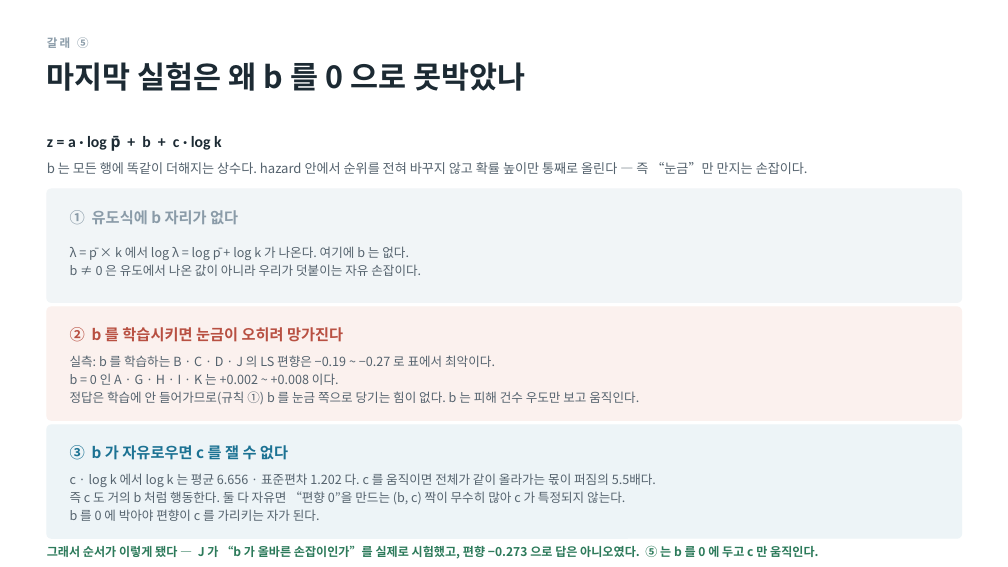
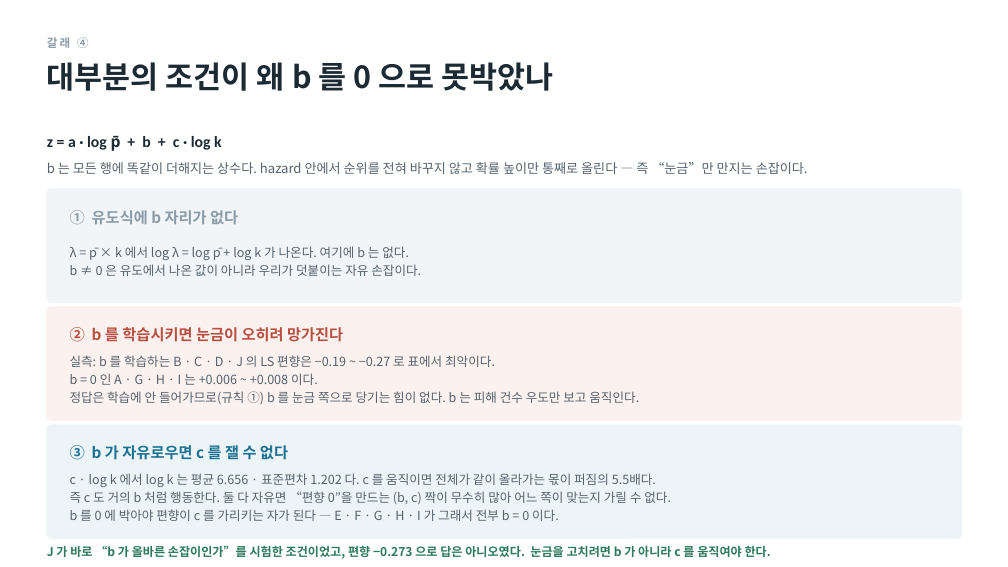
Before and after one commit to minji1217/pilotA-minji, a slide deck: slide 11 of docs/후속실험3_발표.pptx (slide 12 before the commit). Drawn at 1008x567 pixels with LibreOffice and Linux fonts; fonts in the diff are those of the drawing. Boxes give left, top, right and bottom in pixels: in the first picture for what was removed or moved away, otherwise in the second. Text is boxed around its words. In the diff, an @@ line names an element or a change of style, - is before the commit and + after.

```diff
--- a/docs/후속실험3_발표.pptx
+++ b/docs/후속실험3_발표.pptx
@@ text at bbox=[47, 62, 553, 91]: text changed @@
-마지막 실험은 왜 b 를 0 으로 못박았나
+대부분의 조건이 왜 b 를 0 으로 못박았나
@@ text at bbox=[70, 373, 318, 385]: text changed @@
-b = 0 인 A · G · H · I · K 는 +0.002 ~ +0.008 이다.
+b = 0 인 A · G · H · I 는 +0.006 ~ +0.008 이다.
@@ text at bbox=[70, 491, 671, 521]: text changed @@
-즉 c 도 거의 b 처럼 행동한다. 둘 다 자유면 “편향 0”을 만드는 (b, c) 짝이 무수히 많아 c 가 특정되지 않는다.
-b 를 0 에 박아야 편향이 c 를 가리키는 자가 된다.
+즉 c 도 거의 b 처럼 행동한다. 둘 다 자유면 “편향 0”을 만드는 (b, c) 짝이 무수히 많아 어느 쪽이 맞는지 가릴 수 없다.
+b 를 0 에 박아야 편향이 c 를 가리키는 자가 된다 — E · F · G · H · I 가 그래서 전부 b = 0 이다.
@@ text at bbox=[47, 544, 771, 560]: text changed @@
-그래서 순서가 이렇게 됐다 — J 가 “b 가 올바른 손잡이인가”를 실제로 시험했고, 편향 −0.273 으로 답은 아니오였다. ⑤ 는 b 를 0 에 두고 c 만 움직인다.
+J 가 바로 “b 가 올바른 손잡이인가”를 시험한 조건이었고, 편향 −0.273 으로 답은 아니오였다. 눈금을 고치려면 b 가 아니라 c 를 움직여야 한다.
```
Also in this commit, not shown: 13 other slides changed, 5 slides removed, 11 other files.
